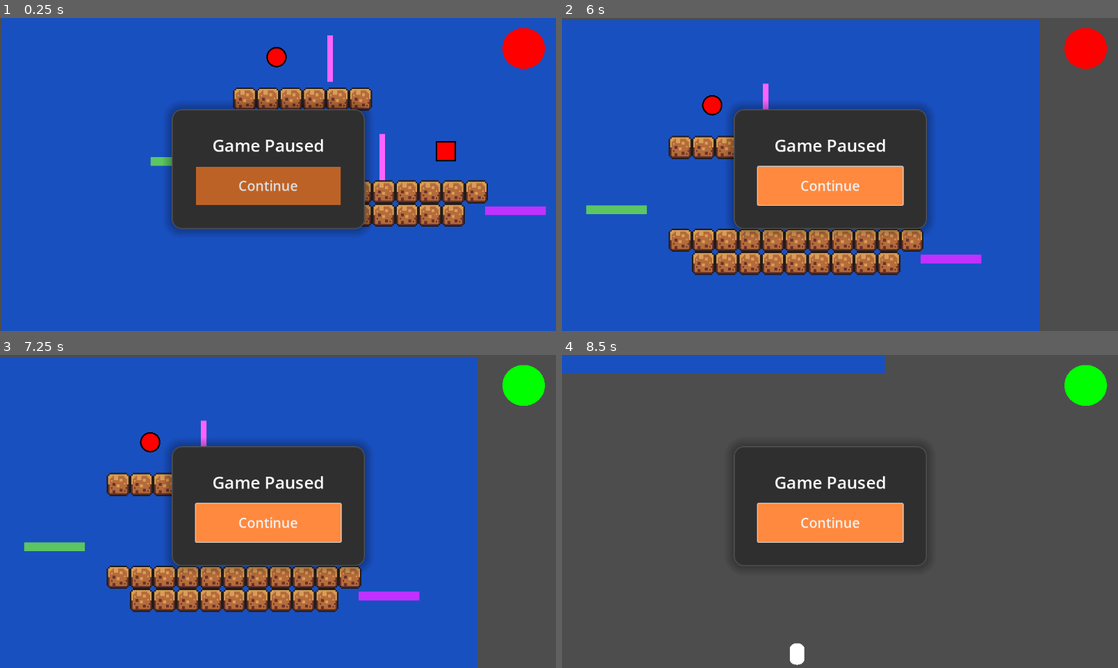
Above: before the commit, frames 1-4 (two rows, left to right).
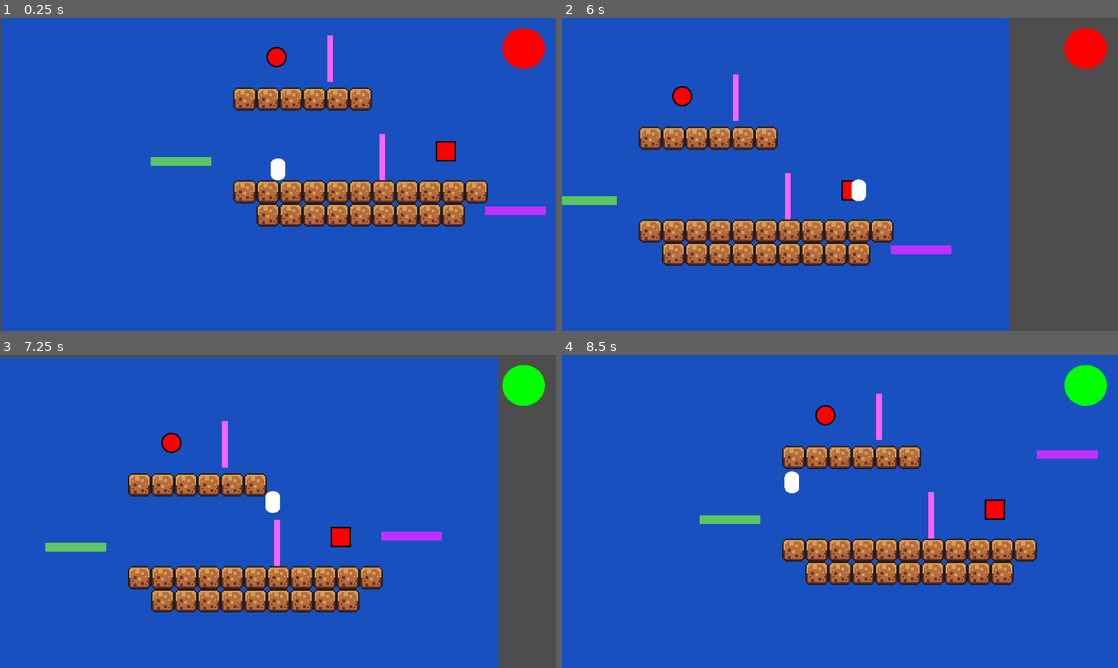
Above: after the commit, the same moments.

Repository: Highlighter56/ReplayMod
Game: Godot game, scene res://scenes/levels/level_base_plate.tscn
Same seed, same stepped clock (60 frames per second), same inputs: the game is played once before the commit and once after it.
Inputs (mouse positions are in pixels of both pictures, inside the frame that each line leads up to):
- Up to frame 1 (0.25 s): no input
- Up to frame 2 (6 s): click (828, 187) at 0.5 s, where only the run before the commit has a clickable "Continue"; click (828, 187) at 1.25 s, where only the run before the commit has a clickable "Continue"; hold D (move_right) 2.03-3.53 s; tap E (interact) at 2.1, 4.35 s; tap Space (jump) at 2.27, 3.02, 4.52, 5.27 s; tap P (play) at 2.85, 5.1 s; hold A (move_left) 3.53-4.28 s; tap O (record) at 3.6 s; tap Enter at 4.25 s; hold D (move_right) 4.28-5.75 s; tap R (reset) at 5 s; tap Escape (pause) at 5.65 s; click "Continue" at 5.75 s
- Up to frame 3 (7.25 s): hold A (move_left) from 6.53 s (still down); tap O (record) at 6.6 s; tap Space (jump) at 6.77 s
- Up to frame 4 (8.5 s): release A (move_left) at 7.28 s; hold D (move_right) 7.28-8.03 s; tap E (interact) at 7.35 s; hold A (move_left) from 8.03 s (still down); tap P (play) at 8.1 s; tap Space (jump) at 8.27 s

The runs differ from the first frame. In frame 1, 14% of the frame differs, in the area x 30-67%, y 27-70%; in frame 2, 29%; in frame 3, 25%; in frame 4, 95%, in the area x 0-100%, y 0-100%.

Commit message:
Functional Pause Button

Diff:
--- a/scenes/button.tscn
+++ b/scenes/button.tscn
@@ -30,5 +30,3 @@
 modulate = Color(0, 0, 0, 1)
 z_index = -1
 mesh = SubResource("SphereMesh_enmpg")
-
-[connection signal="body_exited" from="." to="." method="_on_body_exited"]
--- a/scenes/levels/level_base_plate.tscn
+++ b/scenes/levels/level_base_plate.tscn
@@ -423,6 +423,8 @@
 script = ExtResource("1_64psk")
 
 [node name="PauseMenu" type="CanvasLayer" parent="."]
+unique_name_in_owner = true
+visible = false
 
 [node name="CenterContainer" type="CenterContainer" parent="PauseMenu"]
 anchors_preset = 15
@@ -451,24 +453,24 @@
 horizontal_alignment = 1
 vertical_alignment = 1
 
-[node name="New Game" type="Button" parent="PauseMenu/CenterContainer/PanelContainer/VBoxContainer"]
+[node name="New_Game_Button" type="Button" parent="PauseMenu/CenterContainer/PanelContainer/VBoxContainer"]
 visible = false
 layout_mode = 2
 theme = ExtResource("12_ibns0")
 text = "New Game"
 
-[node name="Continue" type="Button" parent="PauseMenu/CenterContainer/PanelContainer/VBoxContainer"]
+[node name="Continue_Button" type="Button" parent="PauseMenu/CenterContainer/PanelContainer/VBoxContainer"]
 layout_mode = 2
 theme = ExtResource("12_ibns0")
 theme_type_variation = &"NewGameButton"
 text = "Continue"
 
-[node name="Settings" type="Button" parent="PauseMenu/CenterContainer/PanelContainer/VBoxContainer"]
+[node name="Settings_Button" type="Button" parent="PauseMenu/CenterContainer/PanelContainer/VBoxContainer"]
 visible = false
 layout_mode = 2
 text = "Settings"
 
-[node name="Quite" type="Button" parent="PauseMenu/CenterContainer/PanelContainer/VBoxContainer"]
+[node name="Quite_Button" type="Button" parent="PauseMenu/CenterContainer/PanelContainer/VBoxContainer"]
 visible = false
 layout_mode = 2
 text = "Quite"
--- a/scripts/button.gd
+++ b/scripts/button.gd
@@ -11,6 +11,7 @@
 func _ready() -> void:
 	# Connect to game manager's signal
 	%Game_Manager.interaction_detected.connect(_on_game_manager_interaction_detected)
+	self.body_exited.connect(_on_body_exited)
 	setColor()
 
 func setColor():
--- a/scripts/game_manager.gd
+++ b/scripts/game_manager.gd
@@ -2,18 +2,6 @@
 
 # This is the global timer that controls everything
 var timer:float = 0
-# Simple way to minimize lines of code that are needed whne pausing
-var isPaused:bool = false:
-	set(value):
-		isPaused=value
-		Engine.time_scale = 1
-		if isPaused:
-			Engine.time_scale = 0
-#get_tree().paused = isPaused
-# Godot has a built in pause function. When its true, it freezes/disables all
-# nodes in the paused scene. If this function was placed into an auto load,
-# then this would work. With this set up, where the listenign function is
-# inside the scene that would be paused, there becomes no way to un-pause
 
 # This is so I can adjust the attirbutes of the character in one
 # place, rather than in 2 places
@@ -21,16 +9,37 @@
 @export var speed:float = 200
 @export var jump_velocity:float = -300
 
+# Interacting
 signal interaction_detected(origin:Vector2, is_being_pressed:bool)
 
+# Pausing
+@onready var pause_menu: CanvasLayer = %PauseMenu
+# Simple way to minimize lines of code that are needed whne pausing
+var isPaused:bool = false:
+	set(value):
+		isPaused=value
+		if isPaused:
+			Engine.time_scale = 0
+			pause_menu.visible = true
+		else:
+			Engine.time_scale = 1
+			pause_menu.visible = false
+#get_tree().paused = isPaused
+# Godot has a built in pause function. When its true, it freezes/disables all
+# nodes in the paused scene. If this function was placed into an auto load,
+# then this would work. With this set up, where the listenign function is
+# inside the scene that would be paused, there becomes no way to un-pause
+
+@onready var continue_button: Button = $"../PauseMenu/CenterContainer/PanelContainer/VBoxContainer/Continue_Button"
+
+
 func _ready() -> void:
-	#print("Emitting switch")
-	#switch.emit(Vector2.ZERO)
-	pass
+	continue_button.pressed.connect(_on_continue_button_pressed)
 
 func _process(delta: float) -> void:
 # Updates Timer
 	timer = timer + delta
+
 
 #	Reset
 	if Input.is_action_just_pressed("reset"):
@@ -43,8 +52,7 @@
 		isPaused = false
 
 
-
-# From here, a signal will be emitted to all sfwitches. If the specified
+# From here, a signal will be emitted to all switches. If the specified
 # origin is within the switches range, it will switch state.
 func _on_interaction_requested(origin: Vector2, is_being_pressed:bool) -> void:
 	print(is_being_pressed,": Is Interacting")
@@ -52,3 +60,7 @@
 		interaction_detected.emit(origin, true)
 	else:
 		interaction_detected.emit(origin, false)
+
+
+func _on_continue_button_pressed():
+	isPaused = !isPaused
